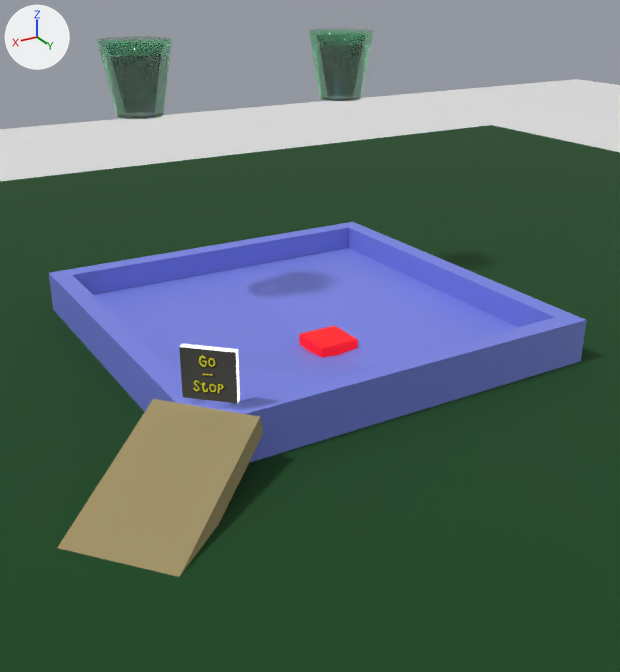
The glTF model assets/maps/level_1.glb as it was, and as the next commit left it.
The view is the same before and after, from a 50 mm lens placed at (23.2, 39.9, 16.6), pointed at (3.5, 7.1, 0.2). Every picture has the same lights, and +X, +Y and +Z are marked at upper left. The older version comes first. Where no turn or scale is listed for an object, it has been applied to the vertices.

Objects in the first picture: 'Base', 'Consumer', 'Consumer.001', 'Consumer.002', 'Death', 'GN Instance', 'GN Instance.001', 'GeneratorSwitch', 'Tube', 'Tube.001'.
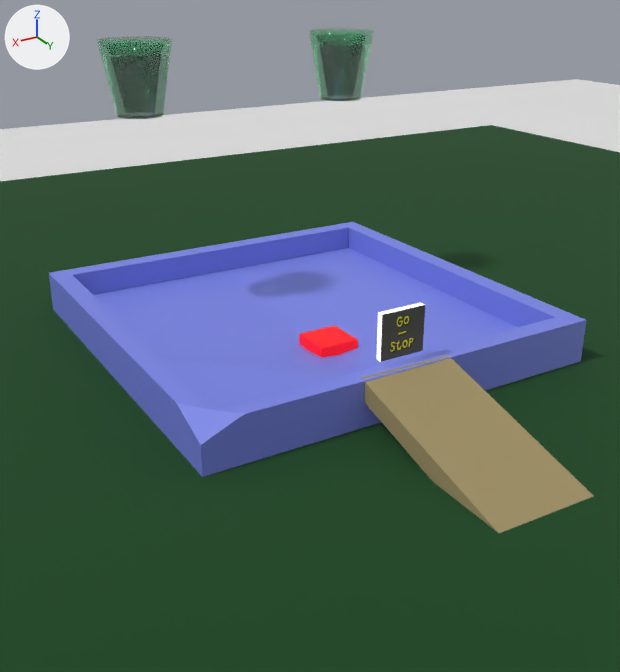
Commit message: Improve levels.

Scene script edits in JSON lines:
```json
{"op": "set", "path": "ob_generatorswitch.location", "old": "(10.06, 9.85, 0.89)", "new": "(0.52, 10.35, 0.89)"}
{"op": "set", "path": "ob_generatorswitch.rotation_euler", "old": "(-1.571, 0.0, 0.792)", "new": "(-1.571, 0.0, 1.571)", "note": "degrees (-90, 0, 45) -> degrees (-90, 0, 90)"}
{"op": "set", "path": "ob_consumer_002.location", "old": "(13.87, 12.8, -2.62)", "new": "(0.67, 15.63, -2.33)"}
{"op": "set", "path": "ob_consumer_002.rotation_euler", "old": "(-0.306, 0.0, -0.873)", "new": "(-0.247, 0.0, -0.0199)", "note": "degrees (-18, 0, -50) -> degrees (-14, 0, -1.1)"}
```

Location of each change, (x1, y1, x2, y2) in pixels of the pictures (620 x 672 px):
```json
{"object": "Consumer.002", "change": "moved, turned", "before": [57, 399, 263, 577], "after": [361, 355, 593, 533]}
{"object": "GeneratorSwitch", "change": "moved, turned", "before": [179, 344, 240, 404], "after": [376, 303, 425, 362]}
```
